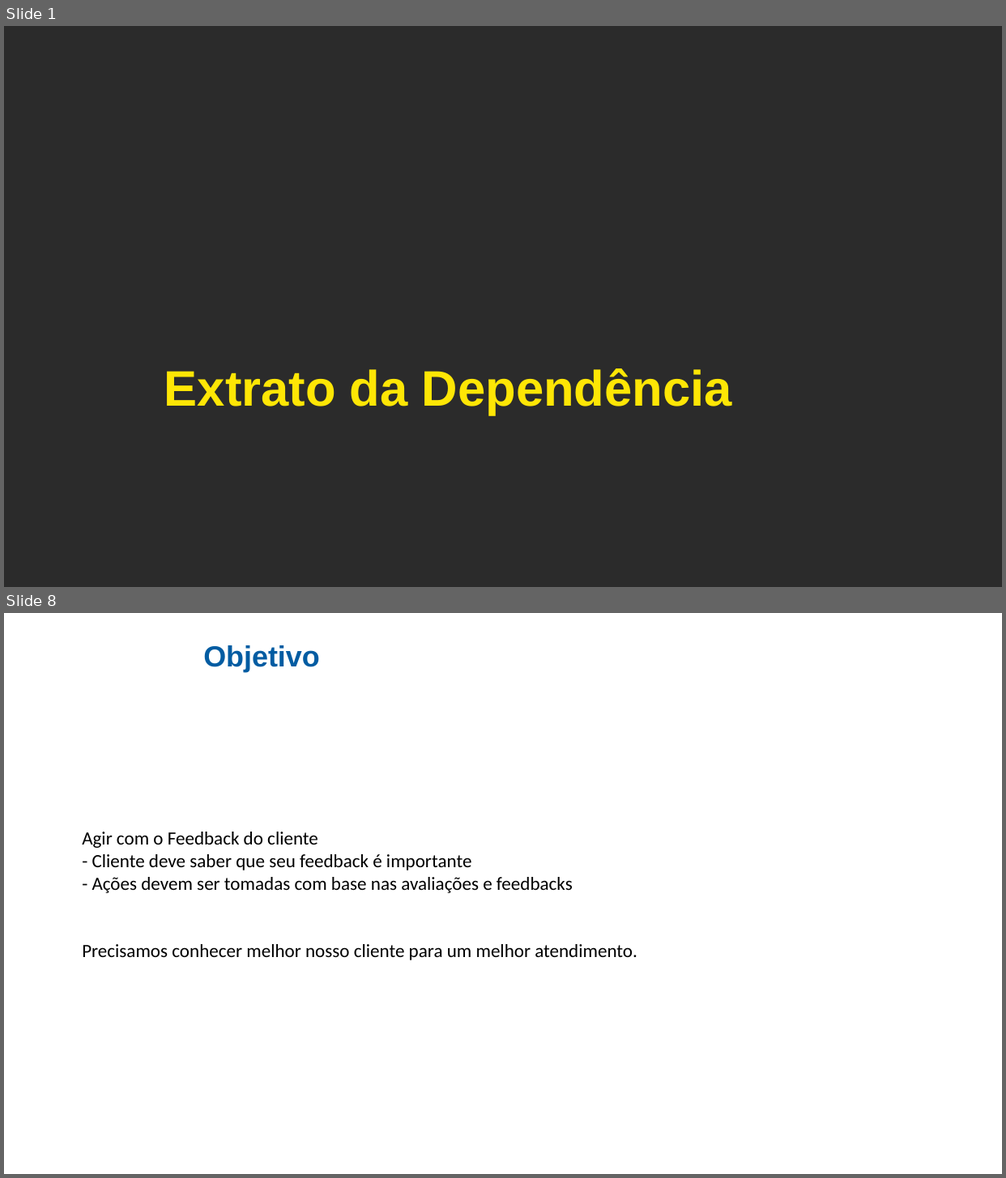
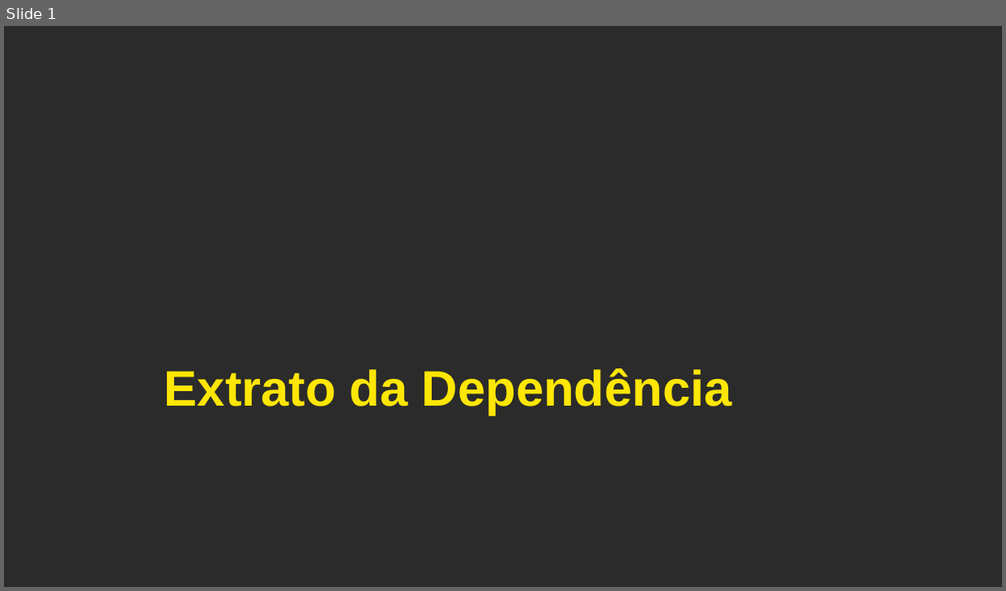
Before and after one commit to cezarnk/projetos, a slide deck: Apresentação Cesup Rede/Projeto 2.pptx. Shown one above the other, each under a label of ours: slides 1 and 8 before the commit, slide 1 after it; the slides between them are not shown. The pictures are 1006x1178 and 1006x591 pixels, drawn with LibreOffice and Linux fonts; fonts in the diff are those of the drawing; background and template pictures are left out; a plain dark background stands for a picture behind light text. Boxes give left, top, right and bottom in pixels: in the first picture for what was removed or moved away, otherwise in the second. Text is boxed around its words. In the diff, an @@ line names an element or a change of style, - is before the commit and + after.

```diff
--- a/Apresentação Cesup Rede/Projeto 2.pptx
+++ b/Apresentação Cesup Rede/Projeto 2.pptx
@@ slide 8 removed at [4,613,1002,1174], background picture (left out) @@
@@ text removed at [203,645,320,671] @@
-Objetivo
@@ text removed at [82,832,637,960] @@
-Agir com o Feedback do cliente
-- Cliente deve saber que seu feedback é importante
-- Ações devem ser tomadas com base nas avaliações e feedbacks
-Precisamos conhecer melhor nosso cliente para um melhor atendimento.
```
Also in this commit, not shown: 3 slides changed, 4 slides added, 3 other slides removed, 4 other files.
